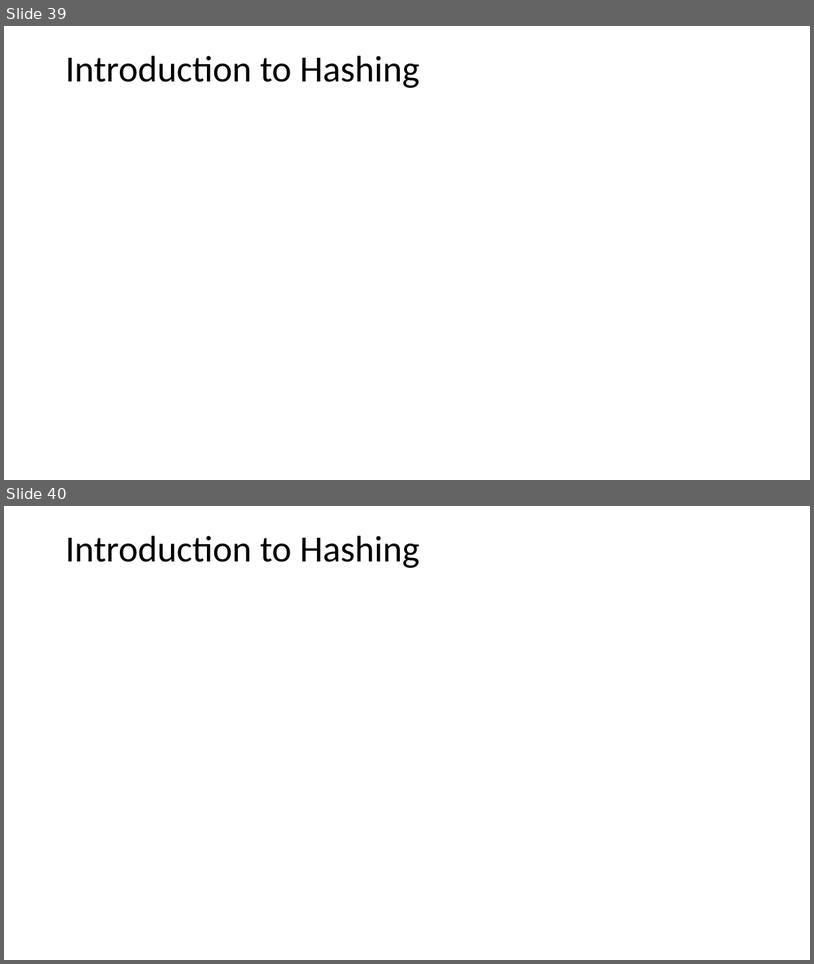
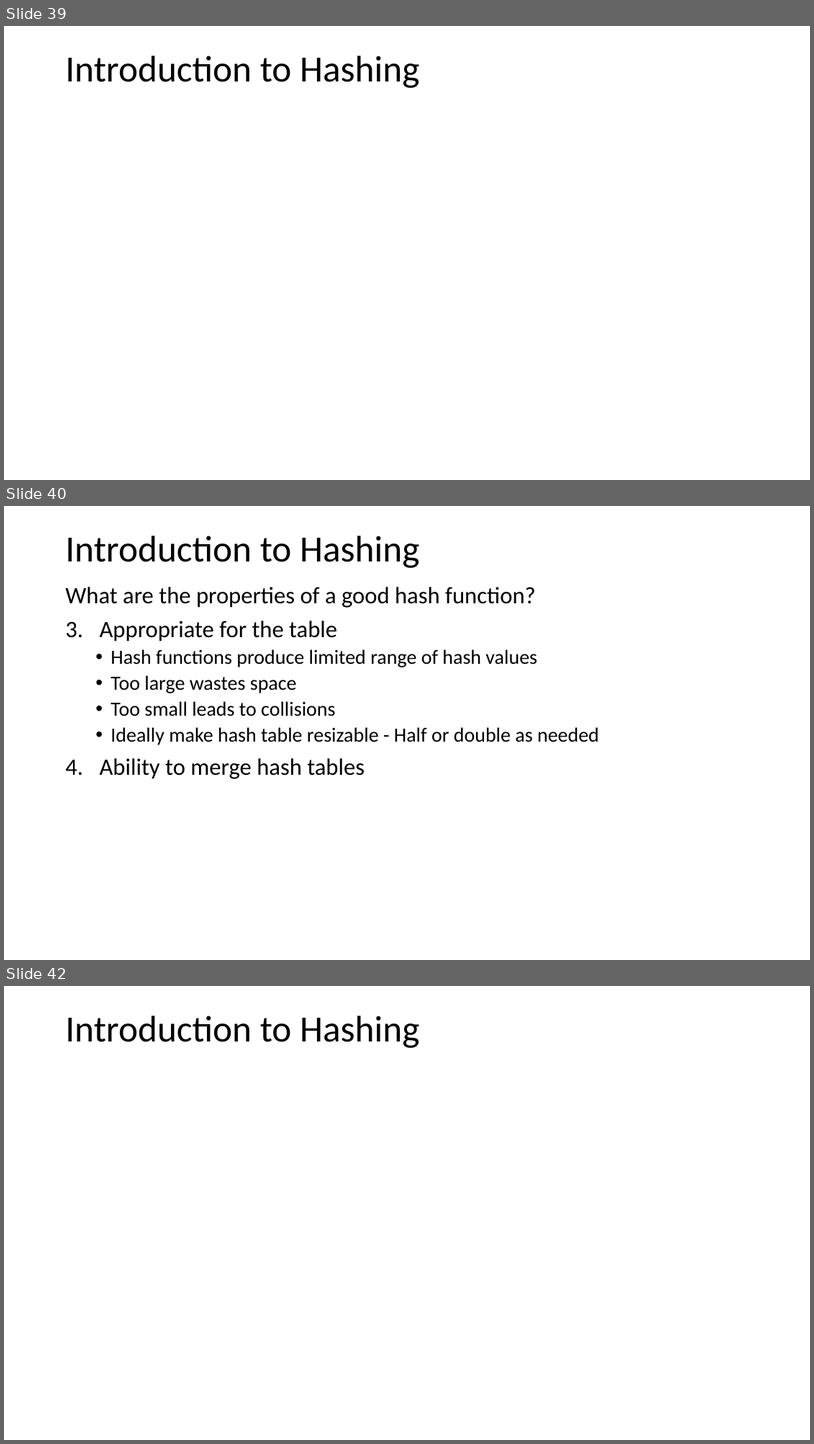
Before and after one commit to harelgabainew/school1, a slide deck: slides/1_Introduction.pptx. Shown one above the other, each under a label of ours: slides 39 and 40 before the commit, slides 39, 40 and 42 after it; the slides between them are not shown. The pictures are 814x964 and 814x1444 pixels, drawn with LibreOffice and Linux fonts; fonts in the diff are those of the drawing; grey boxes stand for pictures. Boxes give left, top, right and bottom in pixels: in the first picture for what was removed or moved away, otherwise in the second. Text is boxed around its words. In the diff, an @@ line names an element or a change of style, - is before the commit and + after.

Commit message:
Updated intro and hashing slides

```diff
--- a/slides/1_Introduction.pptx
+++ b/slides/1_Introduction.pptx
@@ slide 40 added at (x1=4, y1=506, x2=810, y2=960), background #FFFFFF @@
@@ text added at (x1=65, y1=536, x2=419, y2=568), 44 pt, text #000000 @@
+Introduction to Hashing
@@ text added at (x1=65, y1=587, x2=599, y2=779), 24 pt, text #000000 @@
+What are the properties of a good hash function?
+3. Appropriate for the table
+  • Hash functions produce limited range of hash values
+  • Too large wastes space
+  • Too small leads to collisions
+  • Ideally make hash table resizable - Half or double as needed
+4. Ability to merge hash tables
@@ what was slide 40 is now slide 42 @@
```
Also in this commit, not shown: 13 slides changed, 1 other slide added.
